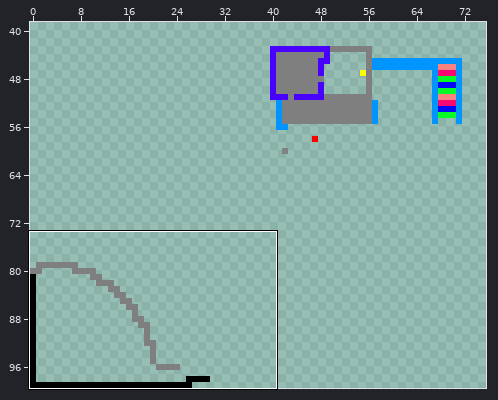
One commit to this sprite sheet: res/world.png. Above, an overview of the earlier version with the close-up marked.
Close-up. Before the edit:
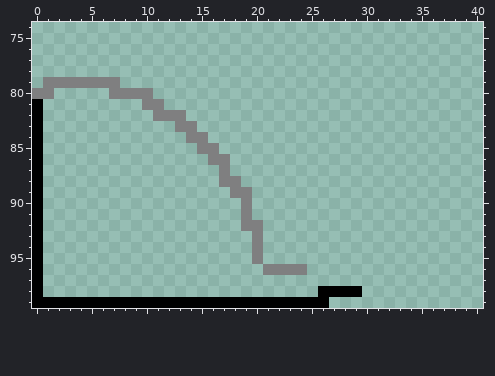
The file is 100x100 pixels. Colours within 5 levels of each other are drawn and written as one. Shown: x 0..40, y 74..99. The wide view leaves out empty margins.
The same view after the edit:
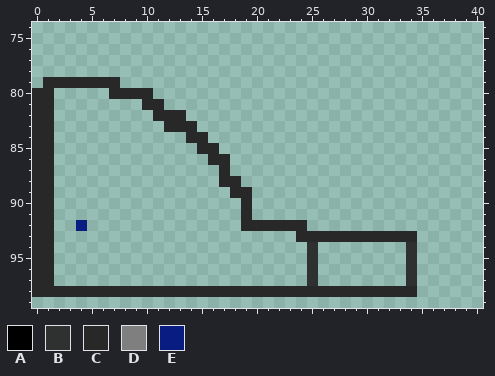
Palette (. is transparent): A #000000  B #282828ef  C #282828  D #7f7f80fe  E #00137ff1
From old to new:
Changed rows in their new state; - is an unchanged pixel.
first column x 0:
 79 -CCCCCCC---------------------------
 80 CC-----CCCC------------------------
 81 CC--------CC-----------------------
 82 CC---------CCC---------------------
 83 CC----------CCC--------------------
 84 CC------------CC-------------------
 85 CC-------------CC------------------
 86 CC--------------CC-----------------
 87 CC---------------C-----------------
 88 CC---------------CC----------------
 89 CC----------------CC---------------
 90 CC-----------------C---------------
 91 CC-----------------C---------------
 92 CC--E--------------CCCCCC----------
 93 CC------------------.---CCCCCCCCCCC
 94 CC------------------.----B--------B
 95 CC------------------.----B--------B
 96 CC-------------------....B--------B
 97 CC-----------------------B--------B
 98 CCCCCCCCCCCCCCCCCCCCCCCCCCCCCCCCCCC
 99 ...........................--------
Pixel boxes of the changes (left, top, right, bottom) in both close-ups:
changed: (32, 77, 417, 308)
